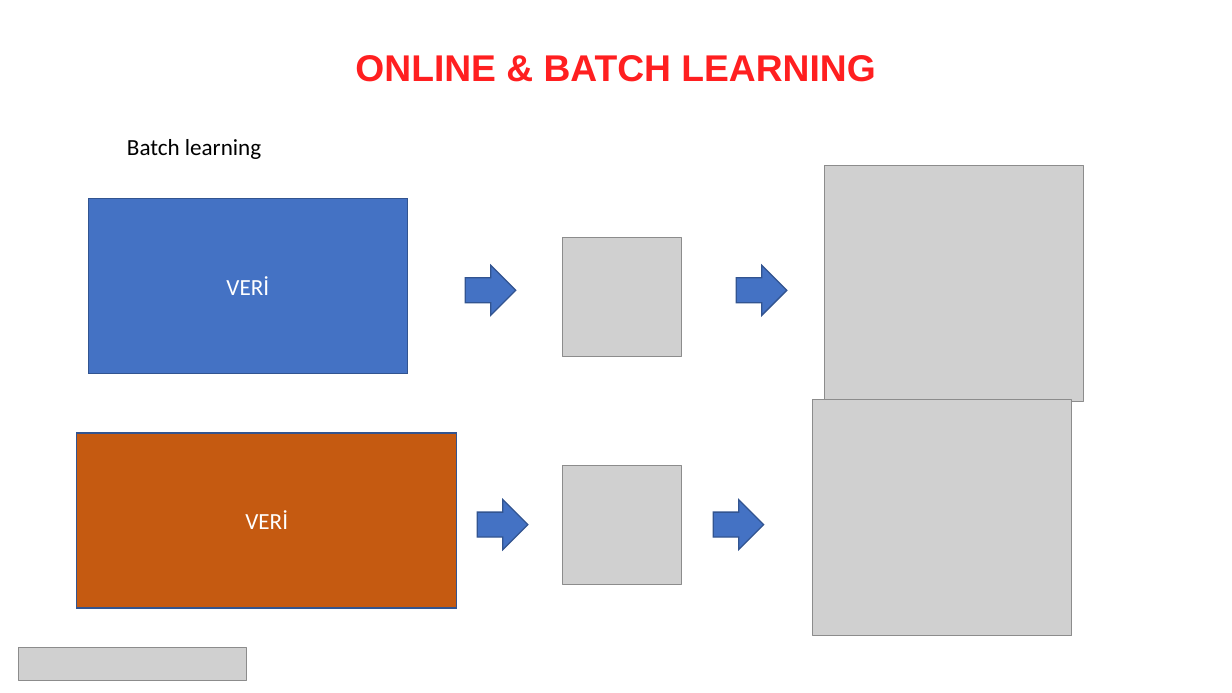
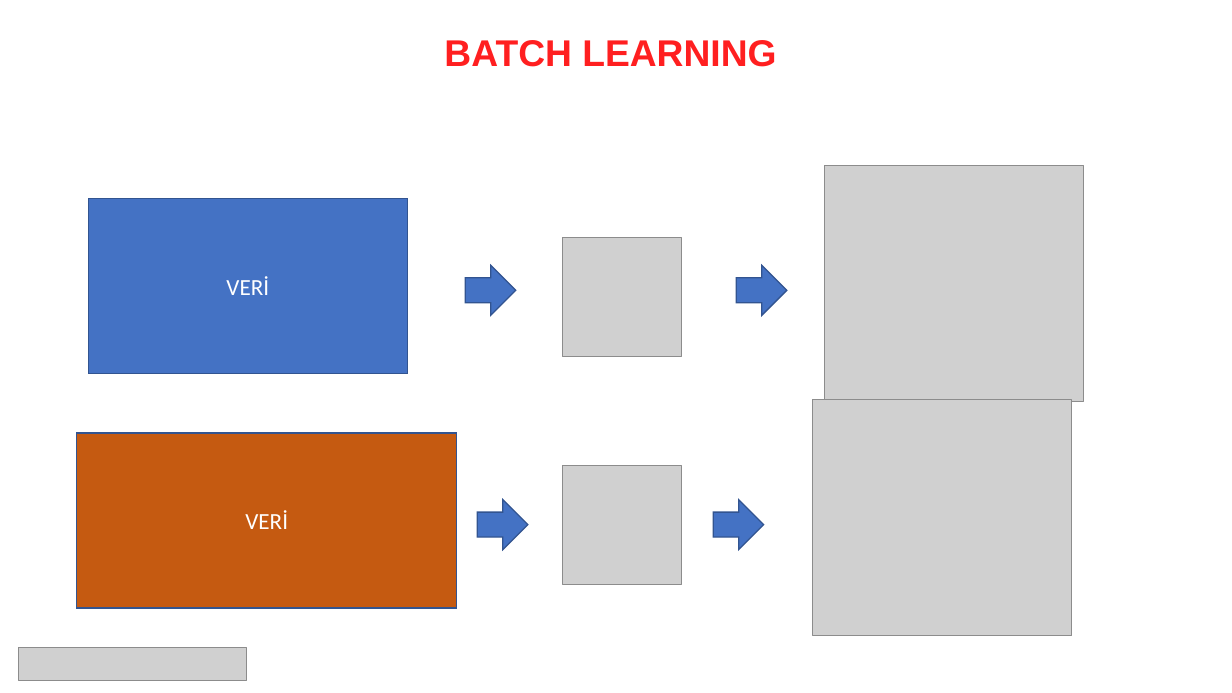
Before and after one commit to MustafaErenSonkaya/machine-learning-with-python-101, a slide deck: slide 13 of presentations/04. Makine öğrenmesi tekniklerinin sınıflandırılması.pptx. Drawn at 1232x693 pixels with LibreOffice and Linux fonts; fonts in the diff are those of the drawing; grey boxes stand for pictures. Boxes give left, top, right and bottom in pixels: in the first picture for what was removed or moved away, otherwise in the second. Text is boxed around its words. In the diff, an @@ line names an element or a change of style, - is before the commit and + after.

```diff
--- a/presentations/04. Makine öğrenmesi tekniklerinin sınıflandırılması.pptx
+++ b/presentations/04. Makine öğrenmesi tekniklerinin sınıflandırılması.pptx
@@ text at <box>444,40,776,67</box>: text changed @@
-  ONLINE & BATCH LEARNING
+  BATCH LEARNING
@@ text removed at <box>127,139,261,159</box> @@
-Batch learning
```
Also in this commit, not shown: 2 other slides changed, 31 other files.
